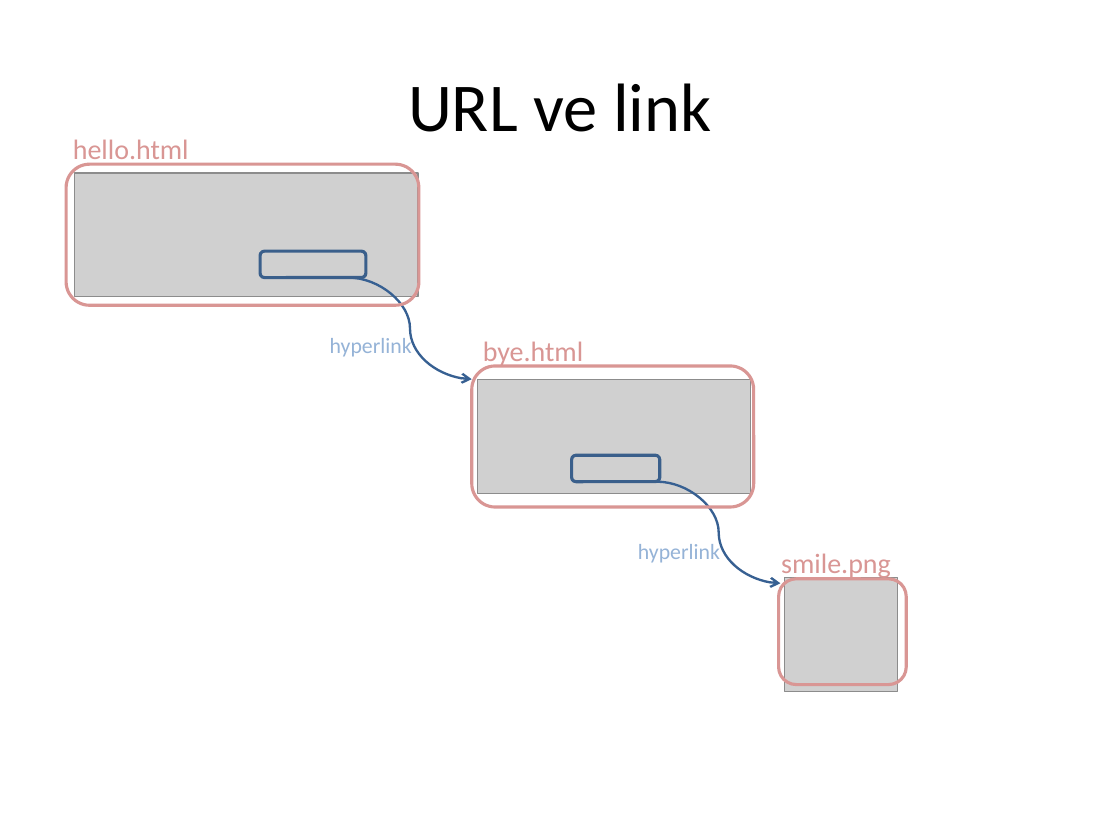
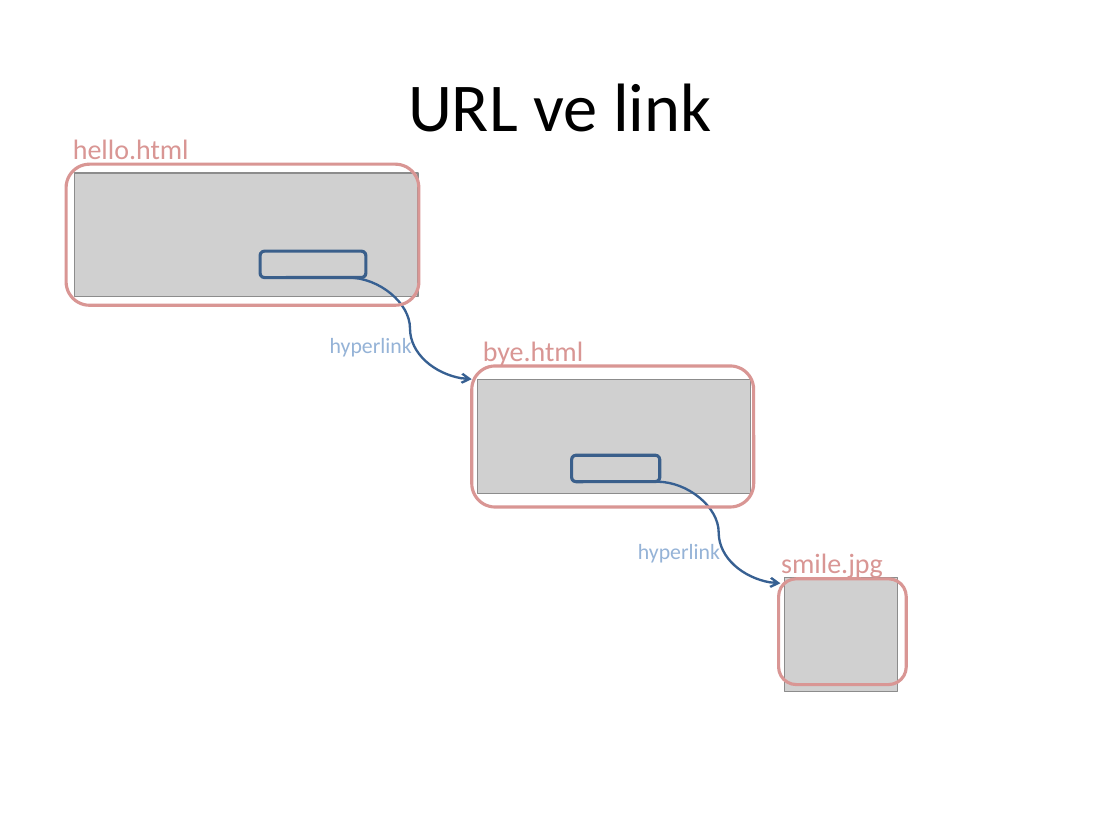
Before and after one commit to cemmerven/attrac, a slide deck: slide 3 of AttendanceTracker/Url ve link.pptx. Drawn at 1120x840 pixels with LibreOffice and Linux fonts; fonts in the diff are those of the drawing; grey boxes stand for pictures. Boxes give left, top, right and bottom in pixels: in the first picture for what was removed or moved away, otherwise in the second. Text is boxed around its words. In the diff, an @@ line names an element or a change of style, - is before the commit and + after.

```diff
--- a/AttendanceTracker/Url ve link.pptx
+++ b/AttendanceTracker/Url ve link.pptx
@@ text at (781, 553, 883, 580): text changed @@
-smile.png
+smile.jpg
```
Also in this commit, not shown: 2 other slides changed, 6 slides added, 6 other files.
